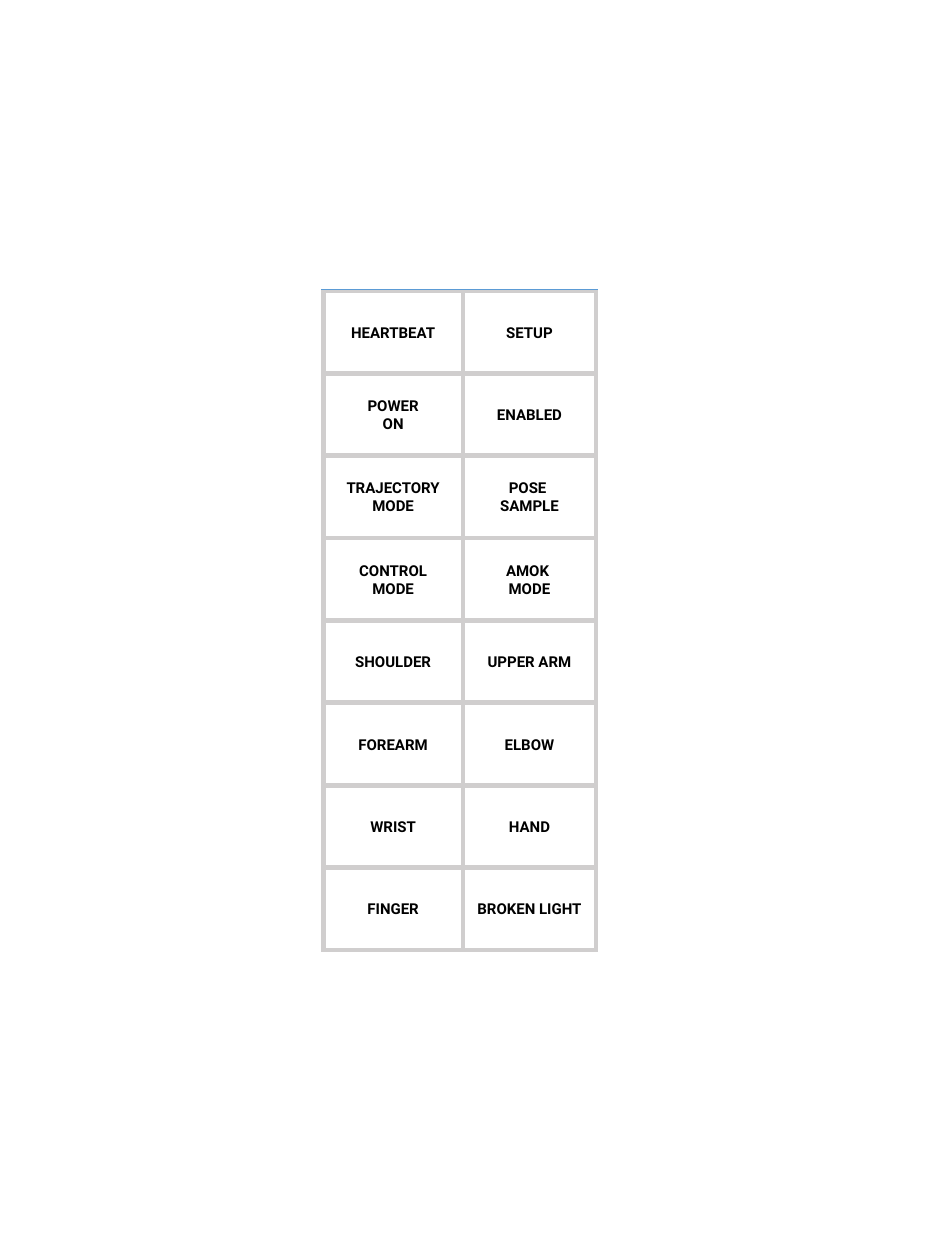
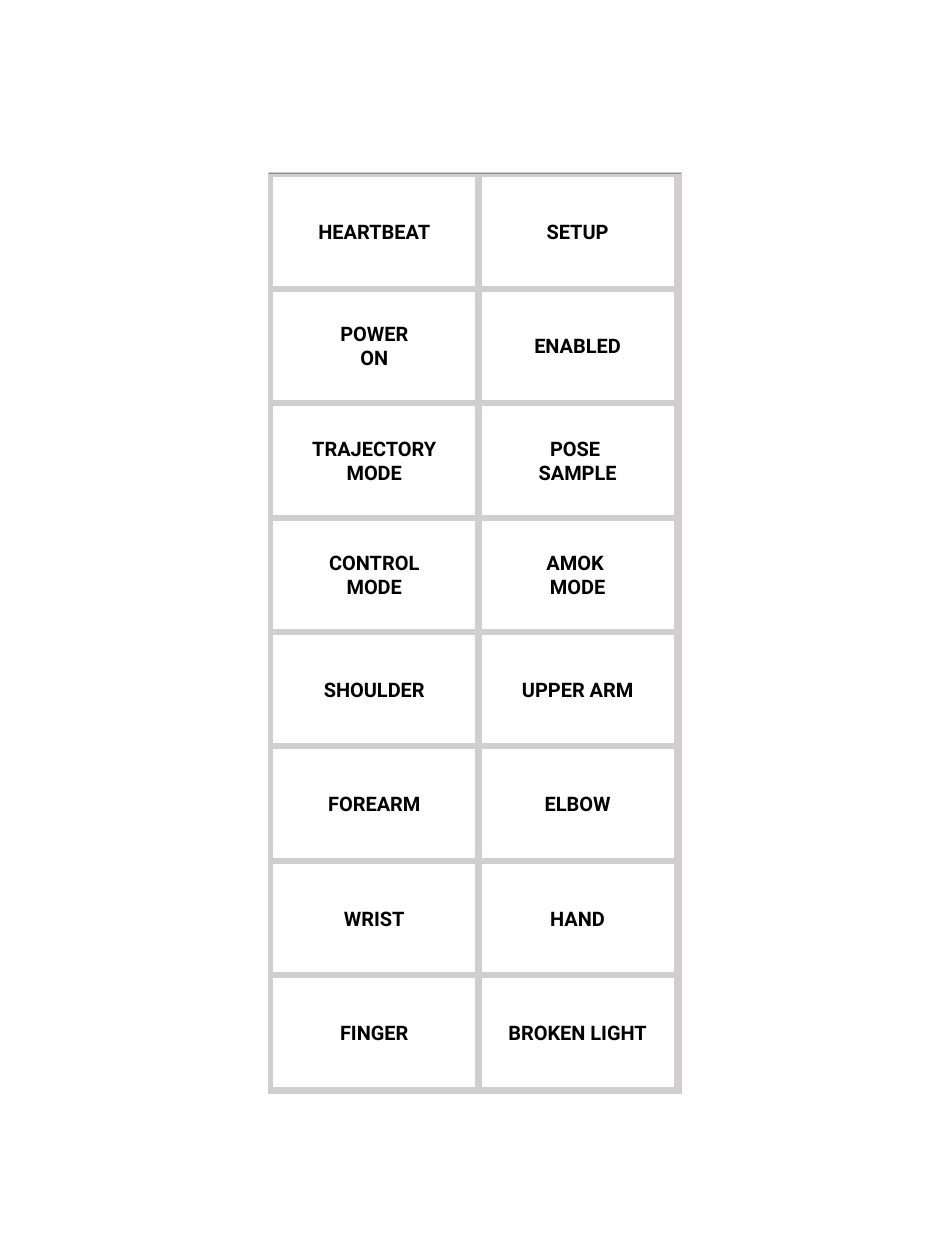
Before and after one commit to goergch/Walter, a slide deck: slide 1 of cad/Walter-Lettering.pptx. Drawn at 945x1260 pixels with LibreOffice and Linux fonts; fonts in the diff are those of the drawing. Boxes give left, top, right and bottom in pixels: in the first picture for what was removed or moved away, otherwise in the second. Text is boxed around its words. In the diff, an @@ line names an element or a change of style, - is before the commit and + after.

```diff
--- a/cad/Walter-Lettering.pptx
+++ b/cad/Walter-Lettering.pptx
@@ rectangle: place and size @@
-rectangle at <box>321,289,598,951</box>
+rectangle at <box>269,173,681,1094</box>
@@ line moved from (321, 289) - (598, 289) to (269, 173) - (681, 173) @@
@@ rectangle "HEARTBEAT": place and size @@
-rectangle "HEARTBEAT" at <box>325,292,462,372</box>
+rectangle "HEARTBEAT" at <box>273,176,476,286</box>
@@ rectangle "SETUP": place and size @@
-rectangle "SETUP" at <box>464,292,594,372</box>
+rectangle "SETUP" at <box>481,176,675,286</box>
@@ rectangle "POWER": place and size @@
-rectangle "POWER" at <box>325,375,462,454</box>
+rectangle "POWER" at <box>273,291,476,400</box>
@@ rectangle "ENABLED": place and size @@
-rectangle "ENABLED" at <box>464,375,594,454</box>
+rectangle "ENABLED" at <box>481,291,675,400</box>
@@ rectangle "TRAJECTORY": place and size @@
-rectangle "TRAJECTORY" at <box>325,457,462,536</box>
+rectangle "TRAJECTORY" at <box>273,406,476,516</box>
@@ rectangle "POSE": place and size @@
-rectangle "POSE" at <box>464,457,594,536</box>
+rectangle "POSE" at <box>481,406,675,516</box>
@@ rectangle "CONTROL": place and size @@
-rectangle "CONTROL" at <box>325,540,462,619</box>
+rectangle "CONTROL" at <box>273,520,476,630</box>
@@ rectangle "AMOK": place and size @@
-rectangle "AMOK" at <box>464,540,594,619</box>
+rectangle "AMOK" at <box>481,520,675,630</box>
@@ rectangle "SHOULDER": place and size @@
-rectangle "SHOULDER" at <box>325,622,462,701</box>
+rectangle "SHOULDER" at <box>273,634,476,744</box>
@@ rectangle "UPPER ARM": place and size @@
-rectangle "UPPER ARM" at <box>464,622,594,701</box>
+rectangle "UPPER ARM" at <box>481,634,675,744</box>
@@ rectangle "FOREARM": place and size @@
-rectangle "FOREARM" at <box>325,705,462,784</box>
+rectangle "FOREARM" at <box>273,749,476,859</box>
@@ rectangle "ELBOW": place and size @@
-rectangle "ELBOW" at <box>464,705,594,784</box>
+rectangle "ELBOW" at <box>481,749,675,859</box>
@@ rectangle "WRIST": place and size @@
-rectangle "WRIST" at <box>325,787,462,866</box>
+rectangle "WRIST" at <box>273,863,476,973</box>
@@ rectangle "HAND": place and size @@
-rectangle "HAND" at <box>464,787,594,866</box>
+rectangle "HAND" at <box>481,863,675,973</box>
@@ rectangle "FINGER": place and size @@
-rectangle "FINGER" at <box>325,869,462,949</box>
+rectangle "FINGER" at <box>273,977,476,1087</box>
@@ size 12 to 16 pt in 16 elements at <box>273,520,476,630</box>, <box>273,634,476,744</box>, <box>273,406,476,516</box>, <box>481,520,675,630</box>, <box>273,749,476,859</box>, <box>481,634,675,744</box>, <box>273,291,476,400</box>, <box>481,406,675,516</box>, <box>273,863,476,973</box>, <box>481,749,675,859</box>, <box>273,176,476,286</box>, <box>481,291,675,400</box>, <box>273,977,476,1087</box>, <box>481,863,675,973</box>, <box>481,176,675,286</box>, <box>481,977,675,1087</box> @@
@@ rectangle "BROKEN LIGHT": place and size @@
-rectangle "BROKEN LIGHT" at <box>464,869,594,949</box>
+rectangle "BROKEN LIGHT" at <box>481,977,675,1087</box>
```
Also in this commit, not shown: 9 other files.
